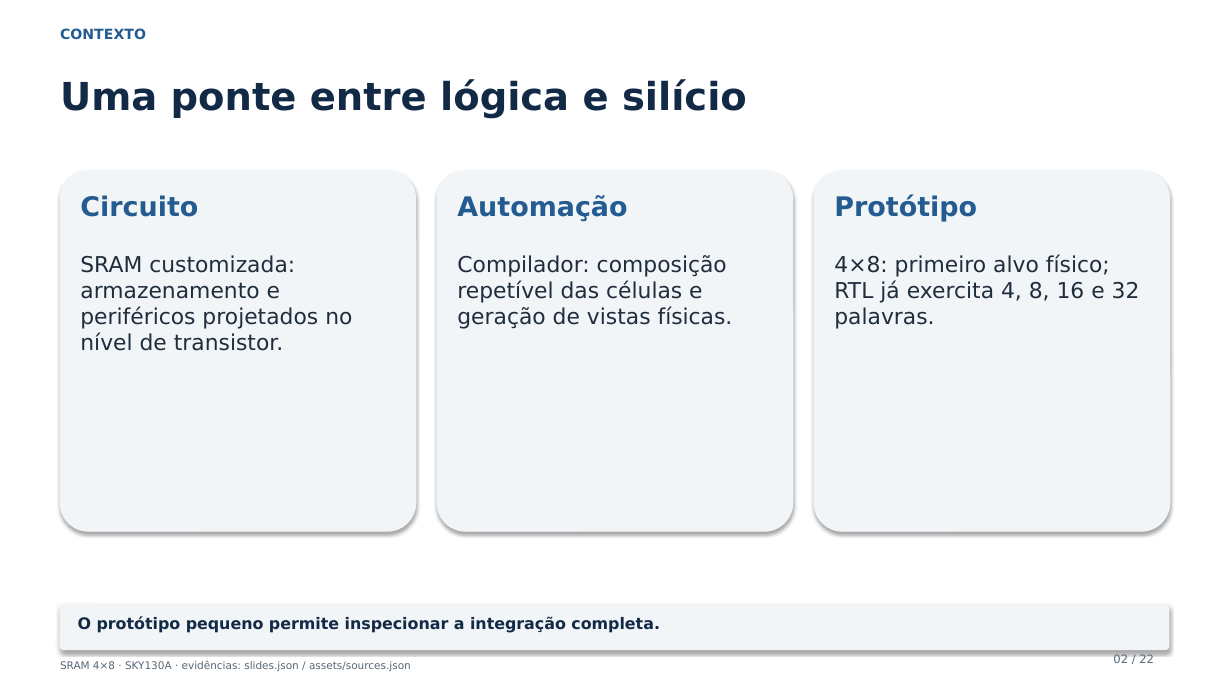
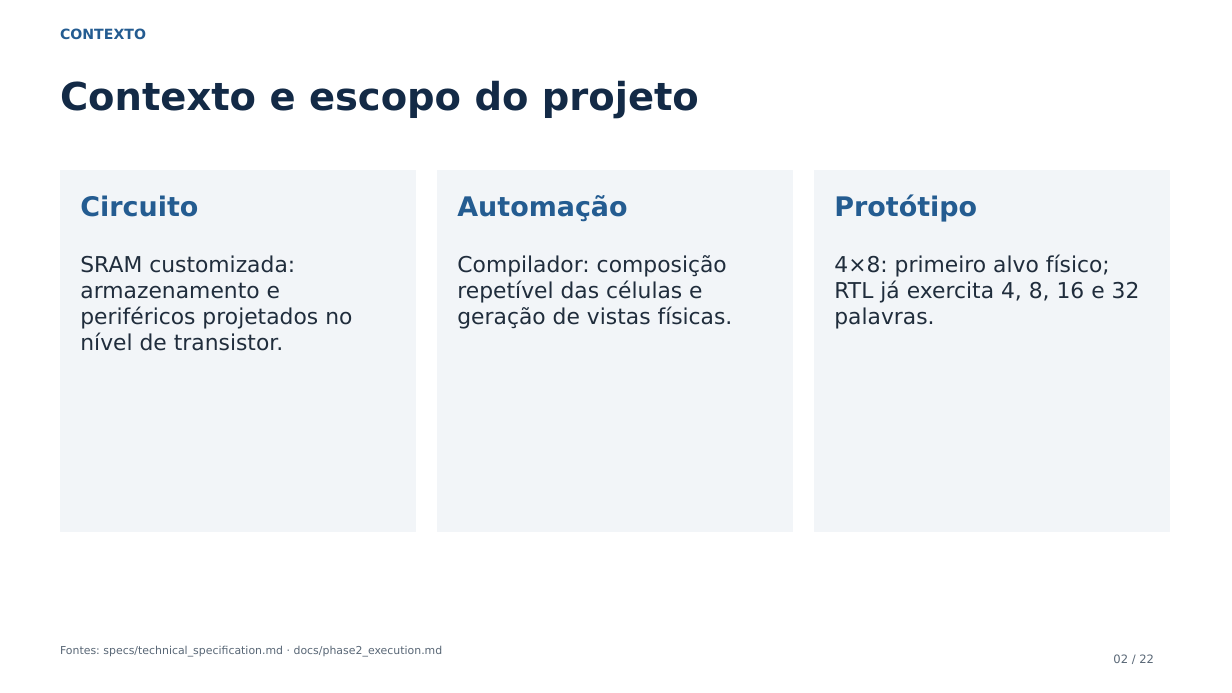
Before and after one commit to leofernandesc/Open-source-sram-memory-compiler, a slide deck: slide 2 of presentations/phase2/phase2_technical_review.pptx. Drawn at 1232x693 pixels with LibreOffice and Linux fonts; fonts in the diff are those of the drawing. Boxes give left, top, right and bottom in pixels: in the first picture for what was removed or moved away, otherwise in the second. Text is boxed around its words. In the diff, an @@ line names an element or a change of style, - is before the commit and + after.

Commit message:
docs(phase2): use descriptive academic presentation wording

```diff
--- a/presentations/phase2/phase2_technical_review.pptx
+++ b/presentations/phase2/phase2_technical_review.pptx
@@ text at <box>60,80,699,119</box>: text changed @@
-Uma ponte entre lógica e silício
+Contexto e escopo do projeto
@@ rounded rectangle to rectangle; shadow off in 3 elements at <box>60,171,416,531</box>, <box>437,171,793,531</box>, <box>814,171,1170,531</box> @@
@@ rounded rectangle removed at <box>60,605,1169,650</box> @@
@@ text removed at <box>78,616,660,633</box> @@
-O protótipo pequeno permite inspecionar a integração completa.
@@ text added at <box>60,646,443,657</box>, 8.5 pt, text #596776 @@
+Fontes: specs/technical_specification.md · docs/phase2_execution.md
@@ text removed at <box>60,661,411,671</box> @@
-SRAM 4×8 · SKY130A · evidências: slides.json / assets/sources.json
```
Also in this commit, not shown: 21 other slides changed, 9 other files.
